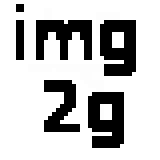
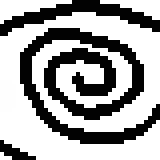
Comparing the layer stacks of the two 160x160 images. Changes:
removed layer "img2g" over [16, 4, 136, 148]
removed layer "Copia de test.png" over [0, 0, 160, 160]
showed "Layer", painted on it over [0, 0, 160, 160]
